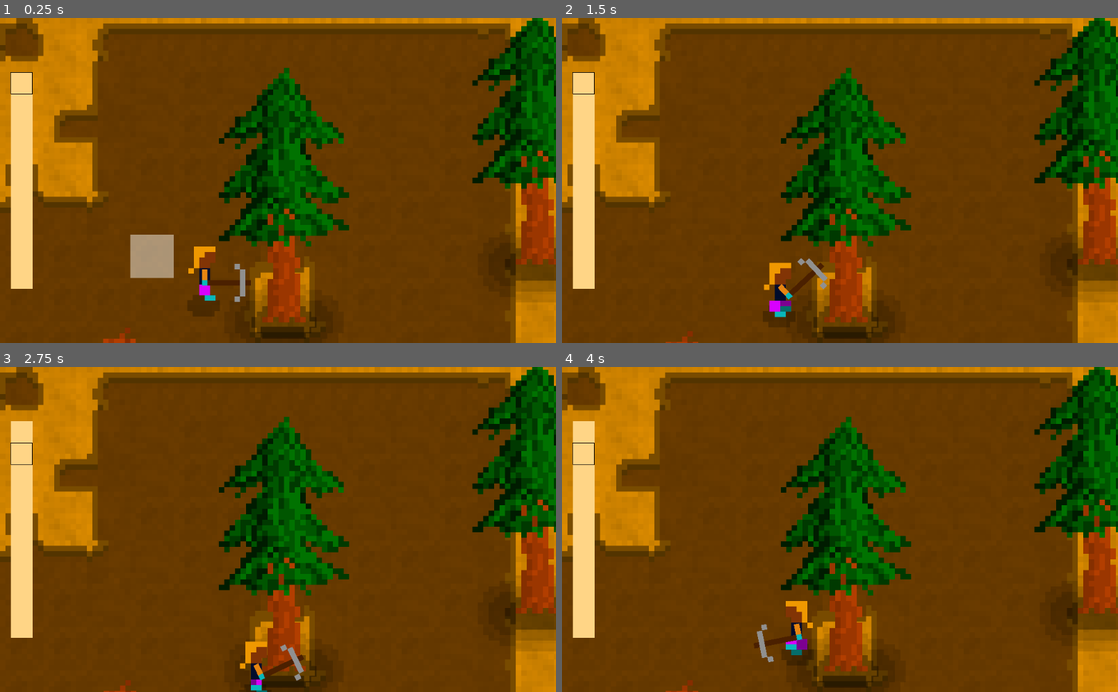
Above: before the commit, frames 1-4 (two rows, left to right).
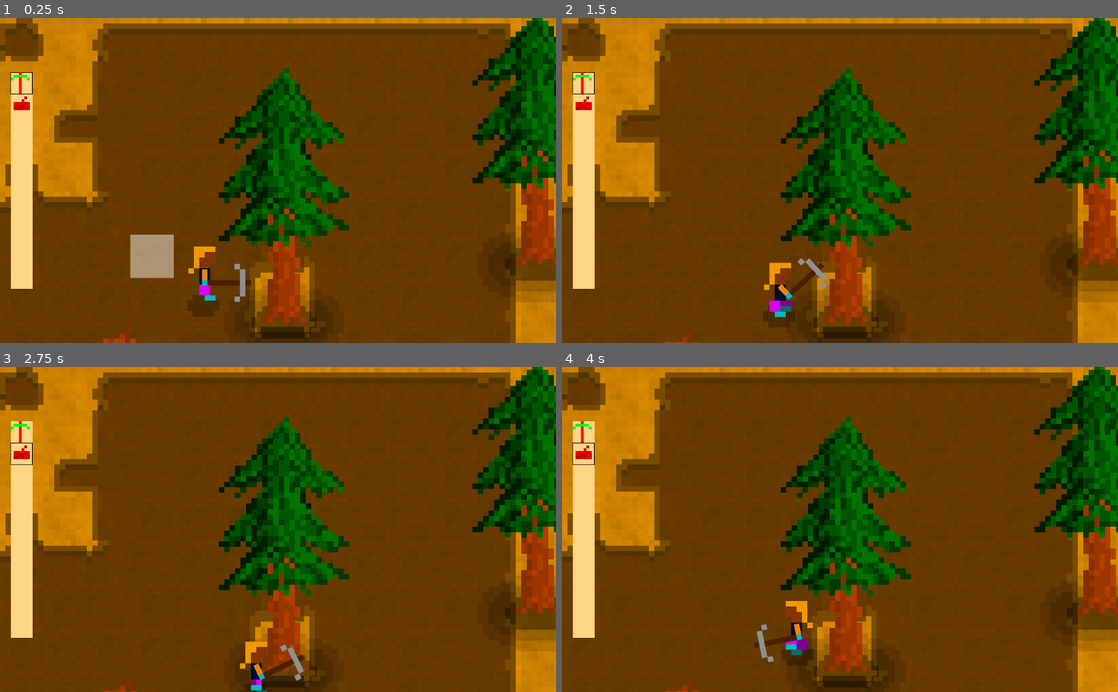
Above: after the commit, the same moments.

Repository: xarvh/residuals
Game: Godot game, scene res://scenes/map/Main.tscn
The game is run twice, just before and just after one commit, with the same random seed, the same clock (stepped at 60 frames per second) and the same inputs. Sound files missing from this copy of the repository are replaced by a short silence.
Inputs (mouse positions are in pixels of both pictures, inside the frame that each line leads up to):
- Up to frame 1 (0.25 s): no input
- Up to frame 2 (1.5 s): tap Enter (ui_accept) at 0.5, 0.77 s; move the mouse to (962, 164) at 0.52 s; hold Right (ui_right) 0.53-1.28 s; tap A (SelectNextTool) at 0.6 s; move the mouse to (728, 196) at 1.27 s; hold Down (ui_down) from 1.28 s (still down); tap Q (SelectPrevTool) at 1.35 s
- Up to frame 3 (2.75 s): tap Enter (ui_accept) at 1.52 s; move the mouse to (333, 458) at 2.02 s; release Down (ui_down) at 2.03 s; hold Right (ui_right) from 2.03 s (still down); tap A (SelectNextTool) at 2.1 s
- Up to frame 4 (4 s): move the mouse to (812, 594) at 2.77 s; release Right (ui_right) at 2.78 s; hold Up (ui_up) 2.78-3.53 s; tap Q (SelectPrevTool) at 2.85 s; tap Enter (ui_accept) at 3.02, 3.77 s; move the mouse to (1006, 578) at 3.52 s; hold Left (ui_left) from 3.53 s (still down); tap A (SelectNextTool) at 3.6 s

The runs differ from the first frame. In frame 1, 0.2% of the frame differs, in the area x 1-6%, y 16-29%; in frame 2, 0.2%; in frame 3, 0.2%; in frame 4, 0.2%.

Commit message:
Backpack

Diff:
--- a/scenes/map/Main.tscn
+++ b/scenes/map/Main.tscn
@@ -39,7 +39,7 @@
 "_edit_use_anchors_": false
 }
 
-[node name="Belt" type="ColorRect" parent="HUD"]
+[node name="Backpack" type="ColorRect" parent="HUD"]
 anchor_top = 0.5
 anchor_bottom = 0.5
 margin_left = 20.0
@@ -51,11 +51,18 @@
 "_edit_use_anchors_": false
 }
 
-[node name="ToolSelection" type="ReferenceRect" parent="HUD/Belt"]
+[node name="ToolSelection" type="ReferenceRect" parent="HUD/Backpack"]
 margin_right = 40.0
 margin_bottom = 40.0
 border_color = Color( 0, 0, 0, 1 )
 editor_only = false
+__meta__ = {
+"_edit_use_anchors_": false
+}
+
+[node name="Content" type="Control" parent="HUD/Backpack"]
+margin_right = 40.0
+margin_bottom = 40.0
 __meta__ = {
 "_edit_use_anchors_": false
 }
--- a/scenes/map/MapManager.gd
+++ b/scenes/map/MapManager.gd
@@ -2,6 +2,7 @@
 
 
 const Drop = preload('res://scenes/drop/Drop.tscn')
+const Storage = preload('res://src/Storage.gd')
 
 
 #
@@ -12,7 +13,7 @@
 const inputNextTool = 'SelectNextTool'
 const inputPrevTool = 'SelectPrevTool'
 
-const toolSelectionSize = 10
+const backpackSize = 10
 
 
 #
@@ -24,14 +25,33 @@
 onready var ySort = mapContainer.get_node('YSort')
 onready var player = ySort.get_node('Player')
 
-# TODO stuff that should probably be in some other module
 
-onready var toolSelection = get_node('HUD').get_node('Belt').get_node('ToolSelection')
-onready var selectedToolIndex = 0
+#
+# Backpack
+#
+onready var backpackNode = get_node('HUD').get_node('Backpack')
+onready var backpackSelectedIndex = 0
+onready var backpackStorage = Storage.new(backpackSize)
 
 
 func _ready():
     cellHighlight.visible = false
+    backpackStorage.insertInFirstEmptySlot(Env.Item.Pickaxe)
+    backpackStorage.insertInFirstEmptySlot(Env.Item.Wood)
+
+    #
+    # Backpack stuff
+    #
+    var size = backpackNode.rect_size.x
+    var contentNode = backpackNode.get_node('Content')
+    for i in backpackSize:
+        var item = TextureRect.new()
+        #TODO item.texture = load('res://scenes/human/pickaxe.png')
+        item.expand = true
+        item.rect_size.x = size
+        item.rect_size.y = size
+        item.rect_position.y = i * size
+        contentNode.add_child(item)
 
 
 #
@@ -46,7 +66,36 @@
     if cellHighlight.visible:
         cellHighlight.rect_position = player.getTargetCell() * tilemap.cell_size
 
-    toolSelection.rect_position.y = toolSelection.rect_size.y * selectedToolIndex
+    #
+    # Backpack stuff
+    #
+    var selectionNode = backpackNode.get_node('ToolSelection')
+    selectionNode.rect_position.y = selectionNode.rect_size.y * backpackSelectedIndex
+
+    var itemNodes = backpackNode.get_node('Content').get_children()
+    for i in backpackSize:
+        var itemNode = itemNodes[i]
+        var texture = itemToTexture(backpackStorage.items[i])
+        # let's check just in case the assignment does some magic
+        if itemNode.texture != texture:
+            itemNode.texture = texture
+
+
+
+#
+# TODO move this somewhere else
+#
+func itemToTexture(item):
+    match item:
+        null:
+            return null
+
+        Env.Item.Pickaxe:
+            return load('res://scenes/human/pickaxe.png')
+
+        Env.Item.Wood:
+            return load('res://scenes/drop/wood.png')
+
 
 
 #
@@ -55,10 +104,10 @@
 func _unhandled_input(event):
     if event.is_pressed():
         if InputMap.event_is_action(event, inputNextTool):
-            selectedToolIndex = (selectedToolIndex + 1) % toolSelectionSize
+            backpackSelectedIndex = (backpackSelectedIndex + 1) % backpackSize
 
         if InputMap.event_is_action(event, inputPrevTool):
-            selectedToolIndex = ((selectedToolIndex + toolSelectionSize - 1) % toolSelectionSize)
+            backpackSelectedIndex = ((backpackSelectedIndex + backpackSize - 1) % backpackSize)
 
 
 #
--- a/src/Env.gd
+++ b/src/Env.gd
@@ -9,6 +9,7 @@
 
 enum Item {
     Wood
+    Pickaxe
 }
 
 
--- /dev/null
+++ b/src/Storage.gd
@@ -0,0 +1,22 @@
+extends Object
+
+
+var size
+var items
+
+
+func _init(size):
+    self.size = size
+
+    self.items = []
+    for i in size:
+        self.items.append(null)
+
+
+func insertInFirstEmptySlot(item):
+    var index = items.find(null)
+
+    if index != -1:
+        items[index] = item
+
+    return index
